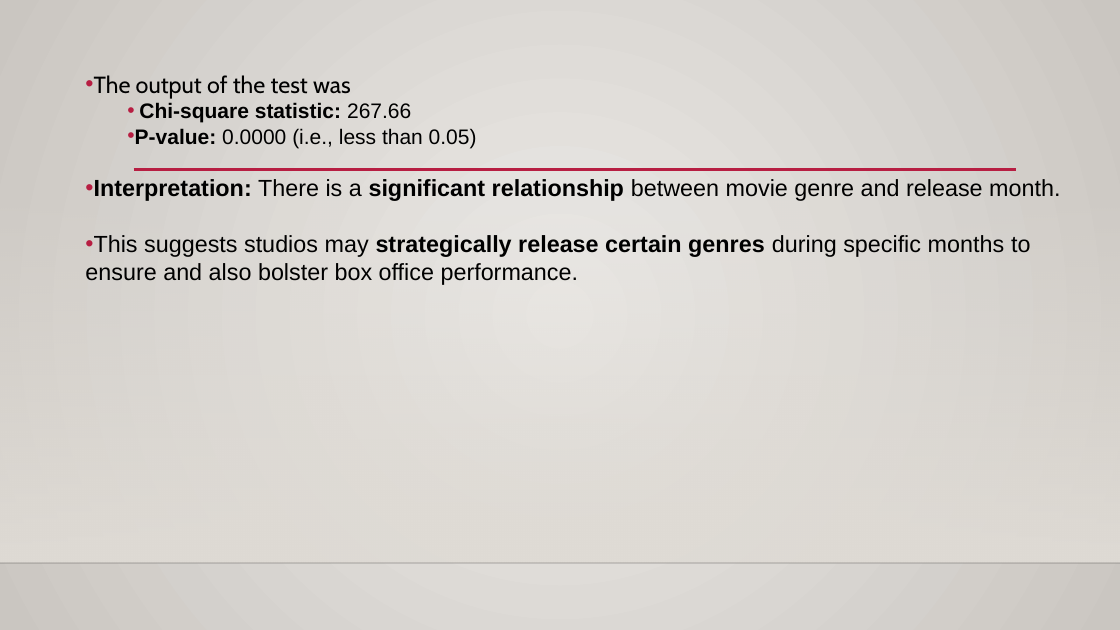
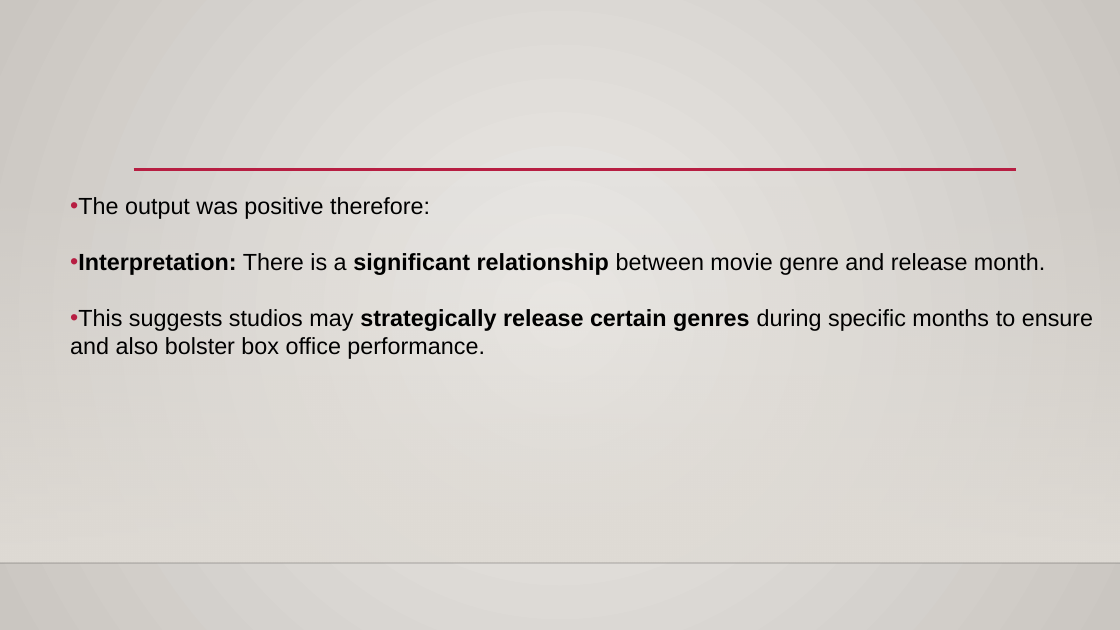
Before and after one commit to Abond1234/Dsc-Phase-2-project-2025, a slide deck: slide 21 of movie studio project.pptx (slide 19 before the commit). Drawn at 1120x630 pixels with LibreOffice and Linux fonts; fonts in the diff are those of the drawing; background and template pictures are left out. Boxes give left, top, right and bottom in pixels: in the first picture for what was removed or moved away, otherwise in the second. Text is boxed around its words. In the diff, an @@ line names an element or a change of style, - is before the commit and + after.

Commit message:
Update movie studio project presentation

```diff
--- a/movie studio project.pptx
+++ b/movie studio project.pptx
@@ text "The output was positive therefore:" moved from (x1=85, y1=75, x2=1060, y2=285) to (x1=70, y1=197, x2=1093, y2=359) @@
@@ text at (x1=70, y1=197, x2=430, y2=219): text changed; size 18 to 20 pt @@
-• The output of the test was
-  • Chi-square statistic: 267.66
-  • P-value: 0.0000 (i.e., less than 0.05)
+• The output was positive therefore:
```
Also in this commit, not shown: 11 other slides changed, 9 slides added, 2 slides removed.
